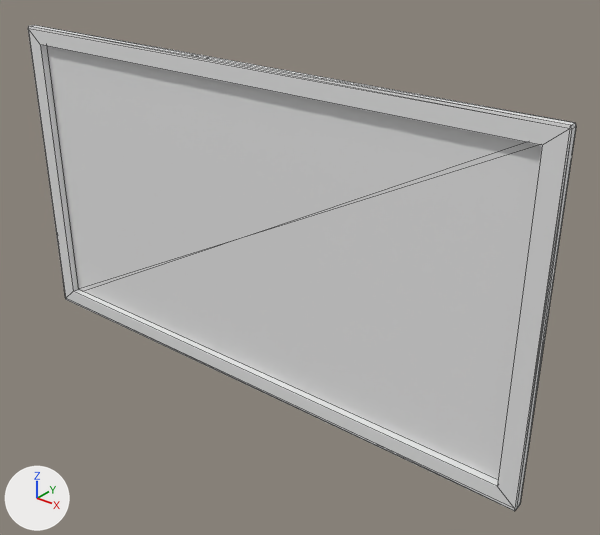
One commit to the FBX model Assets/CraftingFreePack/Opslagtavle.fbx: the scene before it, then after it.
Rendered twice from a 50 mm lens placed at (1.171, -1.26, 1.189), pointed at (0.129, 0.042, 0.382). The lights are fixed; the arrows at lower left show +X, +Y and +Z. Mesh edges are drawn as thin lines. Where no turn or scale is listed for an object, it has been applied to the vertices.

In view in the first picture: 'SM_Production_Lab.001'.
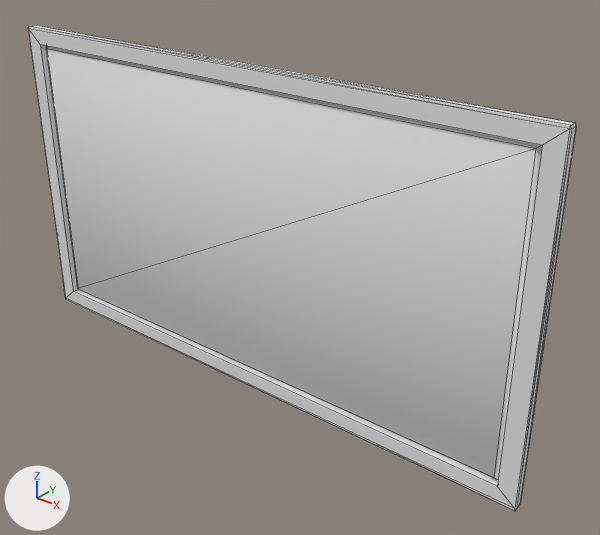
Boxes (x1, y1, x2, y2) around the edits, measured in the pictures (600 x 535 px):
part 1 of me_cube_006, built on: (46, 46, 542, 480) in both

Patch to the scene script:
```diff
--- a/Assets/CraftingFreePack/Opslagtavle.fbx.py
+++ b/Assets/CraftingFreePack/Opslagtavle.fbx.py
@@ me_cube_006 @@
 me_cube_006.from_pydata(...)  # 32 vertices, 52 faces; spans x -0.696..0.709, y -0.015..0.006, z 0.057..0.827
 # used by ob_sm_production_lab_001; location = (0.008, -0.008, 0.0)
 # verts and faces of me_cube_006; kept vertices keep their numbers, new ones are numbered from 32
 # before: 28 (0.666, 0.003, 0.787), 29 (0.666, 0.003, 0.097), 30 (-0.652, 0.003, 0.787), 31 (-0.652, 0.003, 0.097) at pixel (78, 289)
+# me_cube_006 part 1
+delete_faces([(28, 31, 29), (28, 30, 31)])
+verts[32] = (0.653, -0.008, 0.778)  # pixel (535, 148)
+verts[33] = (0.653, -0.008, 0.106)  # pixel (493, 477)
+verts[34] = (-0.64, -0.008, 0.778)  # pixel (45, 48)
+verts[35] = (-0.64, -0.008, 0.106)  # pixel (77, 288)
+faces += [(28, 30, 34, 32), (28, 32, 33, 29), (32, 35, 33), (32, 34, 35), (30, 31, 35, 34), (29, 33, 35, 31)]
 me_cube_006.materials.append(mat_material)
```
